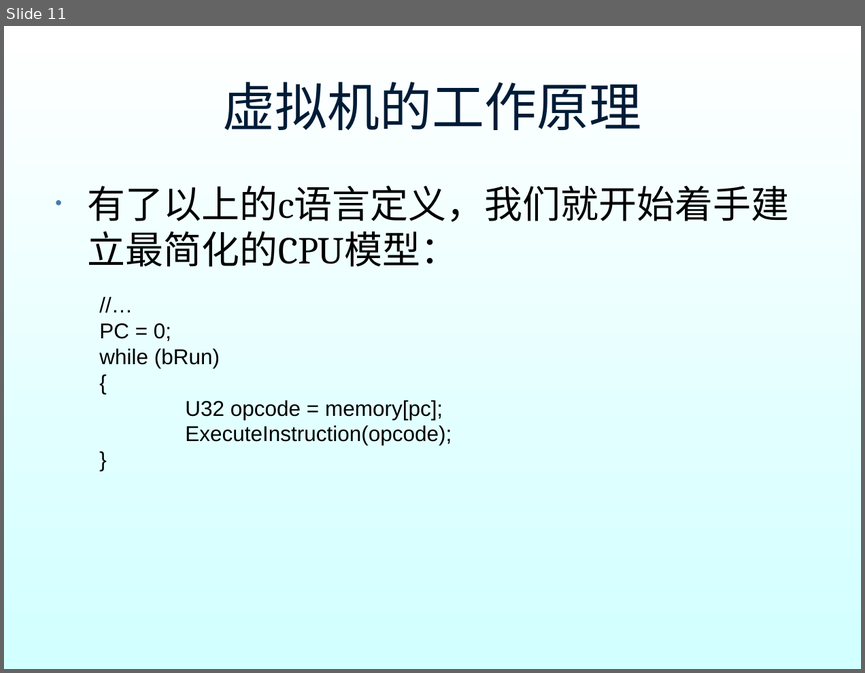
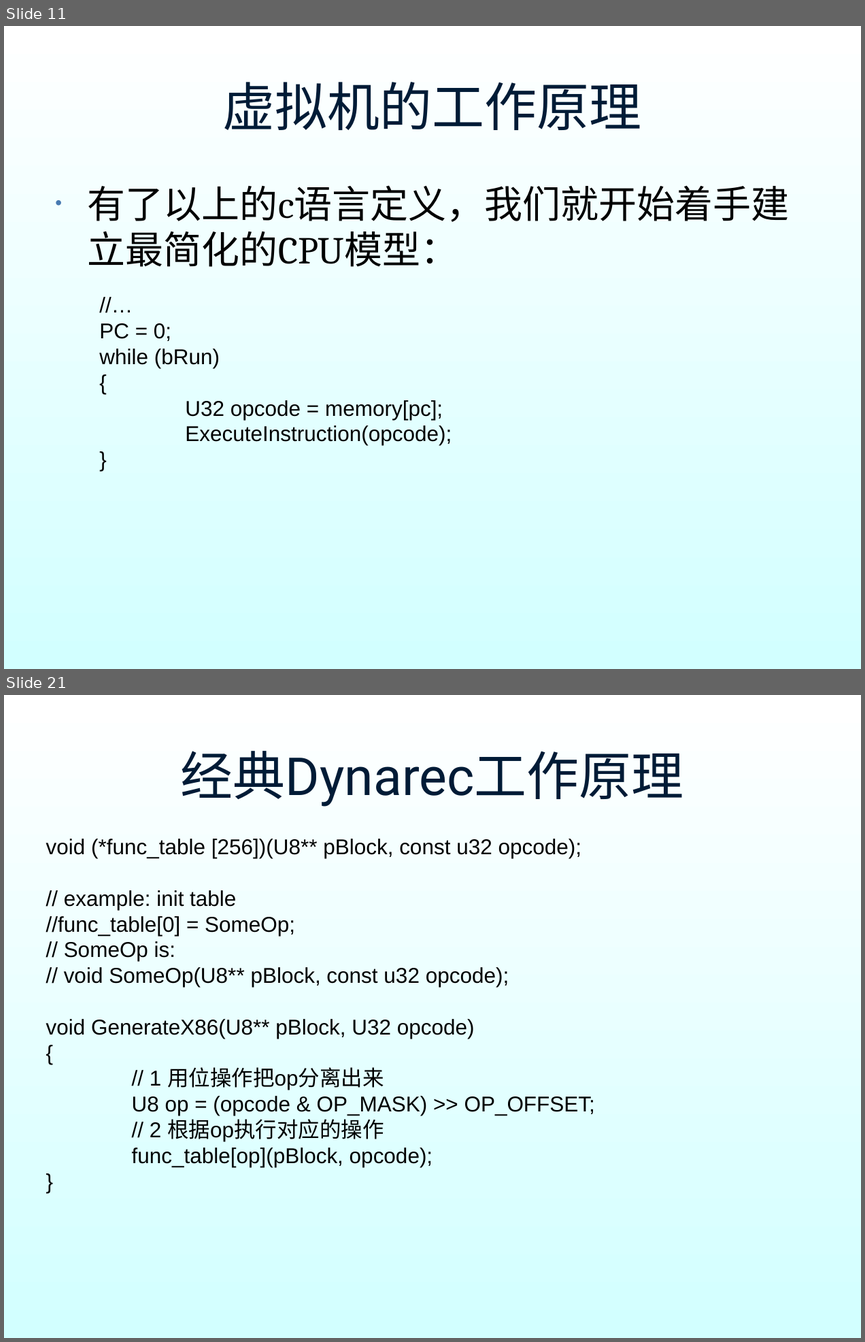
Before and after one commit to hyperiris/openhyper, a slide deck: dynarec_ppt/dynarec.ppt. Shown one above the other, each under a label of ours: slide 11 before the commit, slides 11 and 21 after it; the slides between them are not shown. The pictures are 865x673 and 865x1342 pixels, drawn with LibreOffice and Linux fonts; fonts in the diff are those of the drawing; background and template pictures are left out. Boxes give left, top, right and bottom in pixels: in the first picture for what was removed or moved away, otherwise in the second. Text is boxed around its words. In the diff, an @@ line names an element or a change of style, - is before the commit and + after.

```diff
--- a/dynarec_ppt/dynarec.ppt
+++ b/dynarec_ppt/dynarec.ppt
@@ slide 21 added at (4, 695, 861, 1338), background gradient #FFFFFF to #D2FFFF @@
@@ title added at (181, 751, 684, 807), 44 pt, text #001B36 @@
+经典Dynarec工作原理
@@ text added at (46, 838, 595, 1167), 18 pt, text #000000 @@
+void (*func_table [256])(U8** pBlock, const u32 opcode);
+// example: init table
+//func_table[0] = SomeOp;
+// SomeOp is:
+// void SomeOp(U8** pBlock, const u32 opcode);
+void GenerateX86(U8** pBlock, U32 opcode)
+{
+// 1 用位操作把op分离出来
+U8 op = (opcode & OP_MASK) >> OP_OFFSET;
+// 2 根据op执行对应的操作
+func_table[op](pBlock, opcode);
+}
```
Also in this commit, not shown: 6 slides changed, 7 other slides added, 7 slides removed.
